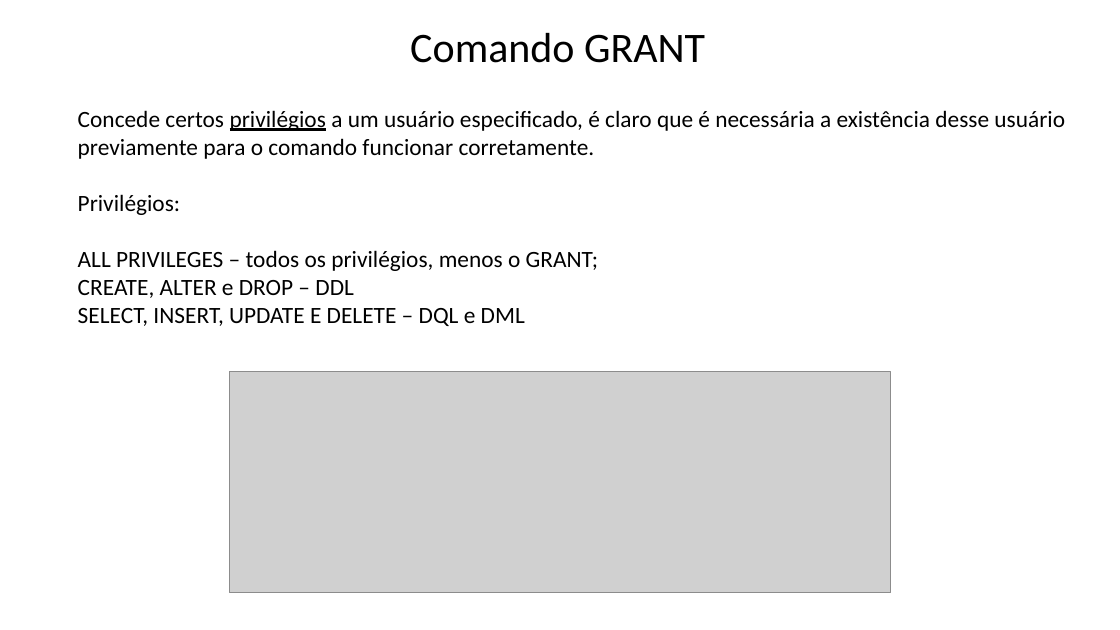
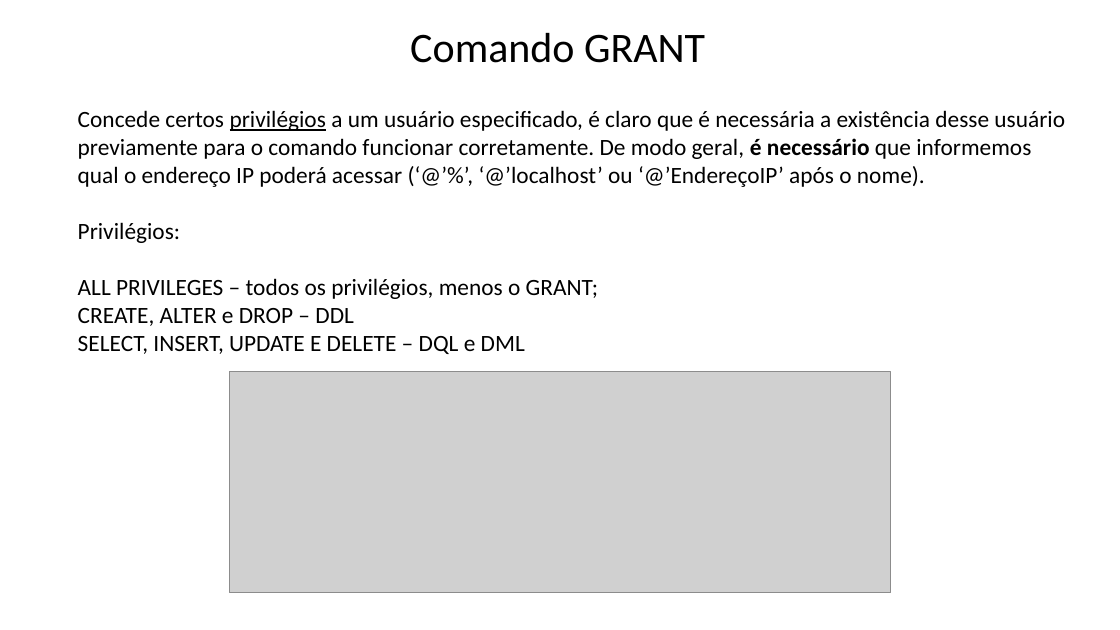
Before and after one commit to Felipe-Tagawa/C07-Monitoria, a slide deck: slide 5 of Aula 6/ComandosDCL.pptx. Drawn at 1120x630 pixels with LibreOffice and Linux fonts; fonts in the diff are those of the drawing; grey boxes stand for pictures; background and template pictures are left out. Boxes give left, top, right and bottom in pixels: in the first picture for what was removed or moved away, otherwise in the second. Text is boxed around its words. In the diff, an @@ line names an element or a change of style, - is before the commit and + after.

```diff
--- a/Aula 6/ComandosDCL.pptx
+++ b/Aula 6/ComandosDCL.pptx
@@ text at box(78, 110, 1065, 187): text changed @@
-Concede certos privilégios a um usuário especificado, é claro que é necessária a existência desse usuário previamente para o comando funcionar corretamente.
+Concede certos privilégios a um usuário especificado, é claro que é necessária a existência desse usuário previamente para o comando funcionar corretamente. De modo geral, é necessário que informemos qual o endereço IP poderá acessar (‘@’%’, ‘@’localhost’ ou ‘@’EndereçoIP’ após o nome).
```
Also in this commit, not shown: 1 other slide changed, 3 other files.
